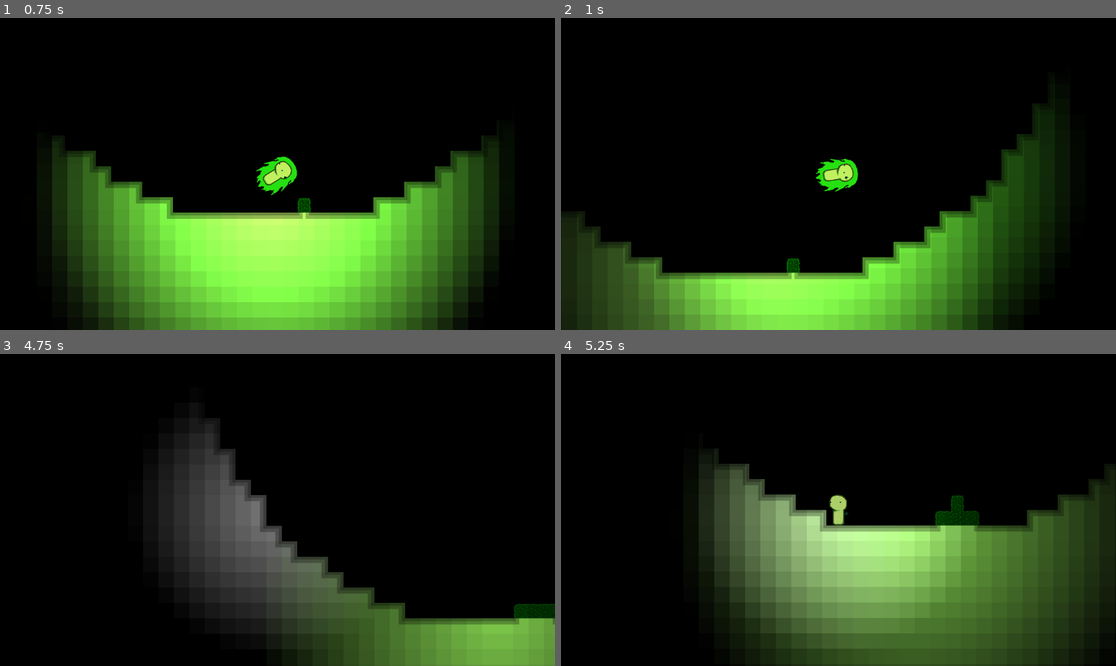
Above: before the commit, frames 1-4 (two rows, left to right).
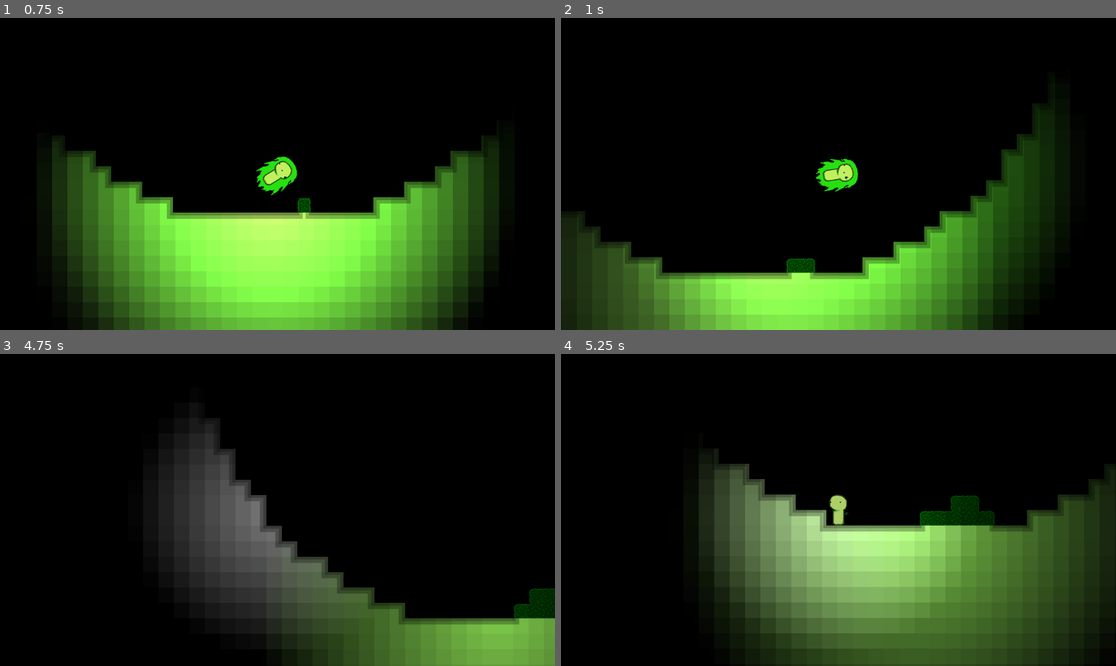
Above: after the commit, the same moments.

Repository: trurohawkins/cave
Game: Godot game, scene res://Scene/world.tscn
Same seed, same stepped clock (60 frames per second), same inputs: the game is played once before the commit and once after it.
Inputs (mouse positions are in pixels of both pictures, inside the frame that each line leads up to):
- Up to frame 1 (0.75 s): tap Enter (energize) at 0.5 s; move the mouse to (399, 158) at 0.52 s; hold D (move_right) from 0.53 s (still down); tap Down (aim_down) at 0.6 s; click (399, 158) at 0.67 s
- Up to frame 2 (1 s): keep holding D (move_right)
- Up to frame 3 (4.75 s): move the mouse to (166, 525) at 1.27 s; release D (move_right) at 1.28 s; hold S (move_down) 1.28-2.03 s; tap Left (aim_left) at 1.35 s; move the mouse to (333, 441) at 2.02 s; hold D (move_right) 2.03-2.78 s; hold Right (aim_right) 2.03-2.78 s; move the mouse to (249, 572) at 2.77 s; hold W (move_up) 2.78-3.53 s; tap Up (aim_up) at 2.85 s; click (249, 572) at 2.92 s; move the mouse to (444, 556) at 3.52 s; hold A (move_left) from 3.53 s (still down); tap Enter (energize) at 3.6 s; move the mouse to (111, 463) at 4.27 s; tap Space (shoot) at 4.35 s
- Up to frame 4 (5.25 s): move the mouse to (866, 510) at 5.02 s; release A (move_left) at 5.03 s; hold S (move_down) from 5.03 s (still down); tap Down (aim_down) at 5.1 s; click (866, 510) at 5.17 s

Frame 1 is identical in both runs. In frame 2, 0.2% of the frame differs, in the area x 40-46%, y 76-84%; in frame 3, 0.2%; in frame 4, 0.5%, in the area x 64-79%, y 45-58%.

Commit message:
plants now die without otuching the ground

Diff:
--- a/Scene/plant.tscn
+++ b/Scene/plant.tscn
@@ -4,3 +4,4 @@
 
 [node name="plant" type="Node2D"]
 script = ExtResource("1_aibxd")
+speed = 50
--- a/Scripts/chunk.gd
+++ b/Scripts/chunk.gd
@@ -33,7 +33,11 @@
 	seedling.global_position = pos
 	seedling.birth(gm, self)
 	get_tree().current_scene.add_child(seedling)
-
+	plants.append(seedling)
+
+func findPlant(pos: Vector2i):
+	for plant in plants:
+		pass
 func setPlayerLight(radius: float, color: Vector3):
 	material.set_shader_parameter("playerRadius", radius)
 	material.set_shader_parameter("playerColor", color)
--- a/Scripts/plant.gd
+++ b/Scripts/plant.gd
@@ -5,43 +5,63 @@
 var GM
 var land
 @export var speed: int = 100
+var drinkSpeed: int = 50
+var evapSpeed: int = 10
+@export var evapPower: int = 1
+
 var counter = 0
 var dirs = [Vector2i(0, 1), Vector2i(-1, 0), Vector2i(0, -1), Vector2i(1, 0)]
+@export var maxWater: int = 25
+var water = 10
 
 func birth(gm, chunk):
 	GM = gm
 	GM.setCell(global_position/32, 2)
-	body.append(global_position/32)
+	body.append(Vector2i(global_position/32))
 	land = chunk
+	drinkSpeed = speed / 2
+	evapSpeed = speed / 4
 
 func _process(_delta: float) -> void:
+	if counter % evapSpeed == 0:
+		print(water)
+		if water >= evapPower:
+			water -= evapPower
+		else:
+			if body.size() > 0:
+				remove(body[randi() % body.size()])
+
+	if counter % drinkSpeed == 0 && water < maxWater:
+		var i = 0
+		while i < body.size():
+			var pos = body[i]
+			var g = checkGround(pos)
+			water += g
+			if !checkValid(pos):
+				remove(pos)
+			else:
+				i += 1
+
 	if counter > speed:
-		for i in range(body.size()):
-			var g = (cur + i) % body.size()
-			if checkValid(g):
+		if water > 0:
+			for i in range(body.size()):
+				var g = (cur + i) % body.size()
 				if grow(body[g]):
+					cur = g
 					break
-			else:
-				var chunk = check(body[g])
-				body.remove_at(g)
-				chunk[0].destroyCell(chunk[1])
-				i -= 1
+
 		counter = 0
 	else:
 		counter += 1
 
-func checkValid(index: int):
-	var pos =  body[index]
-	var chunk = check(pos)
-	if chunk[0].get_cell_source_id(chunk[1]) == -1:
+func checkValid(pos: Vector2i):
+	if checkCell(pos) == -1:
 		return false
 	var full = 0
-	print("at pos " + str(pos))
 	for d in dirs:
 		var chk = Vector2i(pos) + d
-		chunk = check(chk)
-		print("   dchcking " + str(chk))
-		if chunk[0].get_cell_source_id(chunk[1]) != -1:
+		#chunk = check(chk)
+		if checkCell(chk) != -1:
 			full += 1
 	#if it hs no neighbors it is floating so we remove,
 	#if it has full neighbors there is no need to grow from it anymore
@@ -51,6 +71,10 @@
 
 	return true
 
+func checkCell(pos: Vector2i):
+	var chunk = check(pos)
+	return chunk[0].get_cell_source_id(chunk[1])
+
 func check(pos: Vector2i):
 	var chunk = land.getCell(pos)
 	var l = land
@@ -59,6 +83,12 @@
 		pos = chunk[1]
 	return [l, pos]
 
+func remove(pos: Vector2i):
+	body.erase(pos)
+	var chunk = check(pos)
+	#body.remove_at(index)
+	chunk[0].destroyCell(chunk[1])
+
 func grow(pos: Vector2i):
 	var startD = randi() % dirs.size()
 	for i in range(dirs.size()):
@@ -66,9 +96,17 @@
 		var chunk = check(g)
 		if chunk[0].get_cell_source_id(chunk[1]) == -1:
 			chunk[0].setCell(2, chunk[1], true)
-			body.append(chunk[1])
+			body.append(Vector2i(chunk[1]))
 			return true
 	return false
+
+func checkGround(pos: Vector2i):
+	var ground = 0
+	for i in range(dirs.size()):
+		var chk = pos + dirs[i]
+		if checkCell(chk) == 1:
+			ground += 1
+	return ground
 
 func checkGrowth(chunk, pos):
 	if chunk.get_source_id(pos) == -1:
